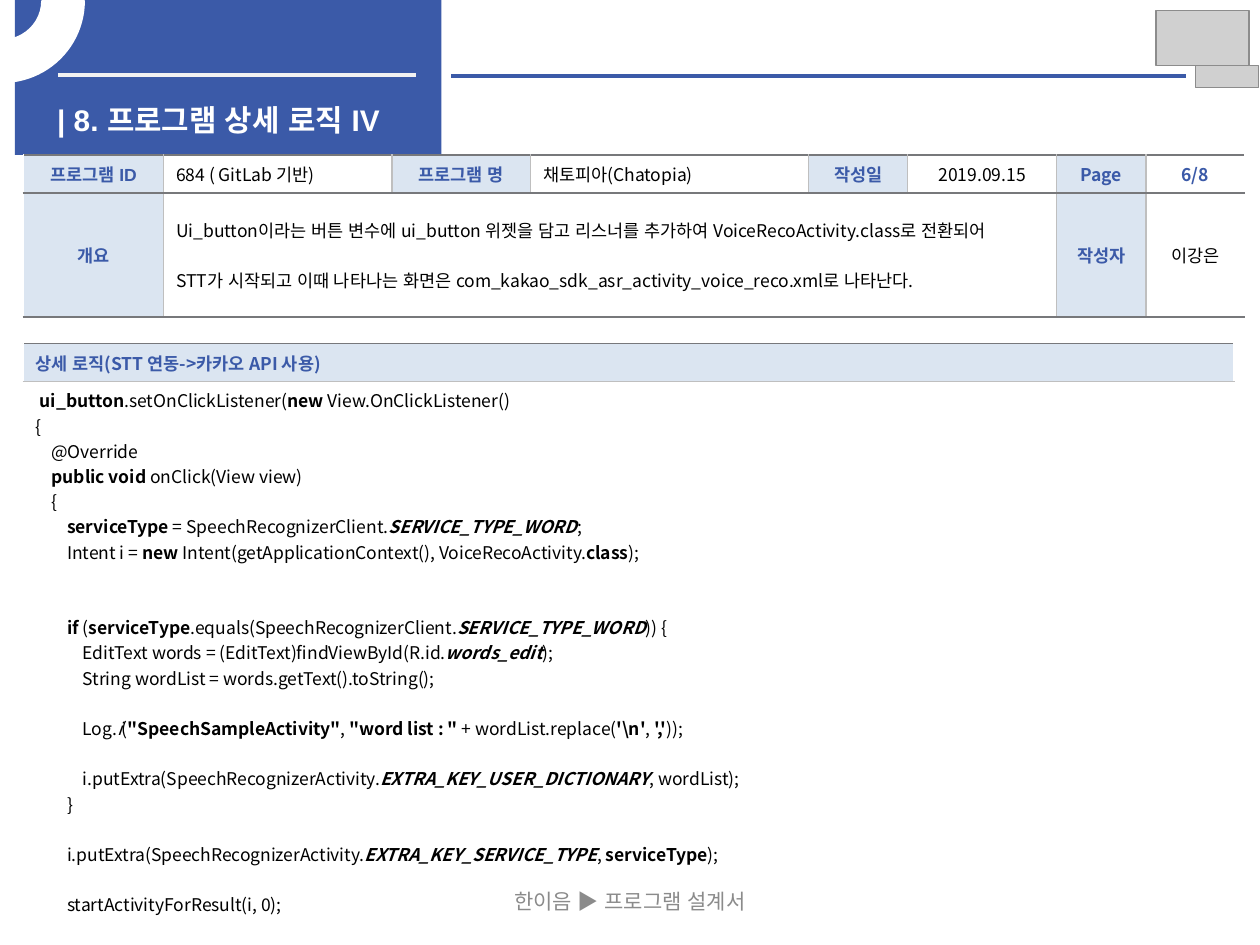
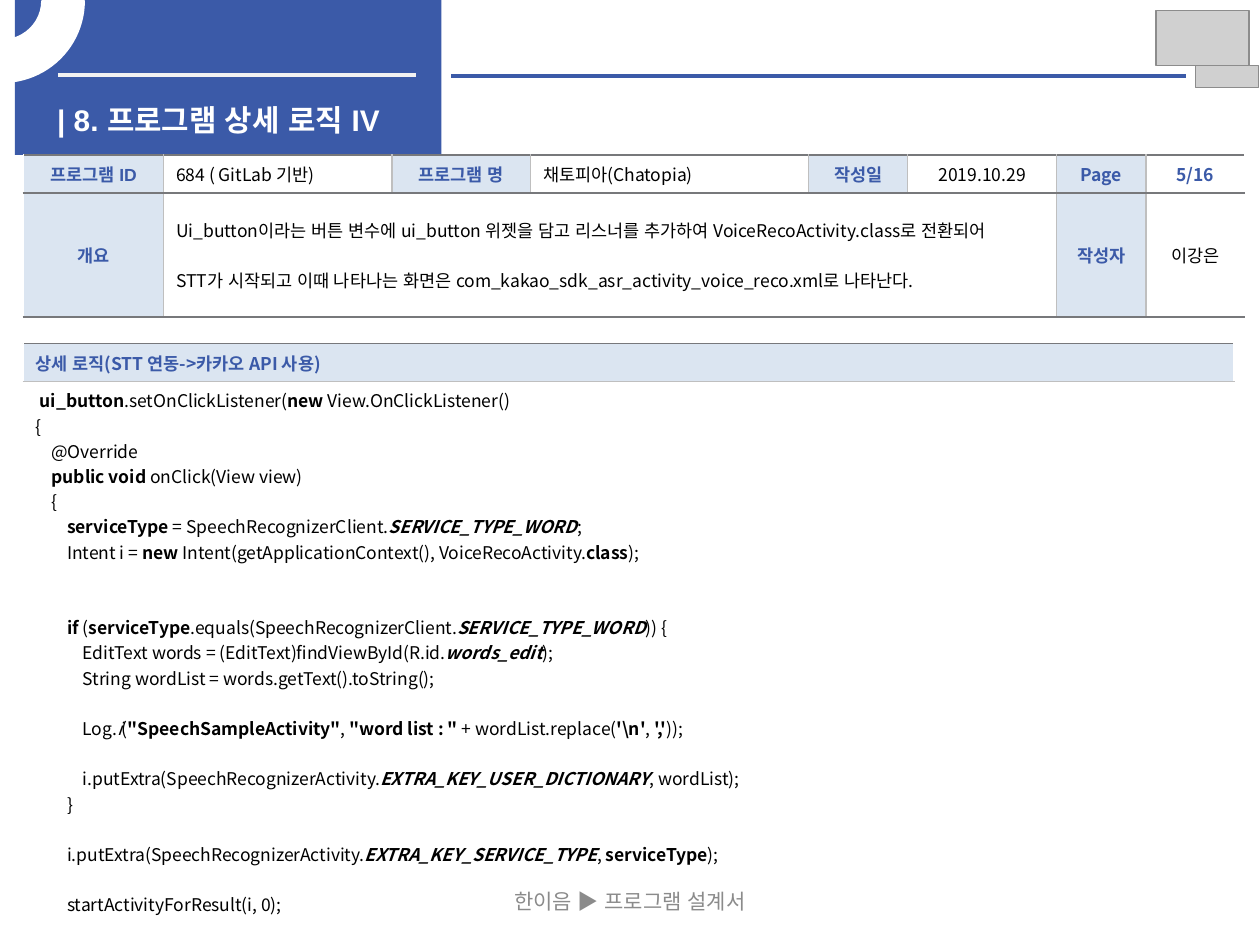
Before and after one commit to jee00609/Chatting, a slide deck: slide 19 of SW개발_HW 제작 설계서.pptx (slide 16 before the commit). Drawn at 1260x945 pixels with LibreOffice and Linux fonts; fonts in the diff are those of the drawing; grey boxes stand for pictures. Boxes give left, top, right and bottom in pixels: in the first picture for what was removed or moved away, otherwise in the second. Text is boxed around its words. In the diff, an @@ line names an element or a change of style, - is before the commit and + after.

```diff
--- a/SW개발_HW 제작 설계서.pptx
+++ b/SW개발_HW 제작 설계서.pptx
@@ table at [23,155,1244,312] @@
-row 1, column 6: 2019.09.15
+row 1, column 6: 2019.10.29
-row 1, column 8: 6/8
+row 1, column 8: 5/16
```
Also in this commit, not shown: 16 other slides changed, 11 slides added.
